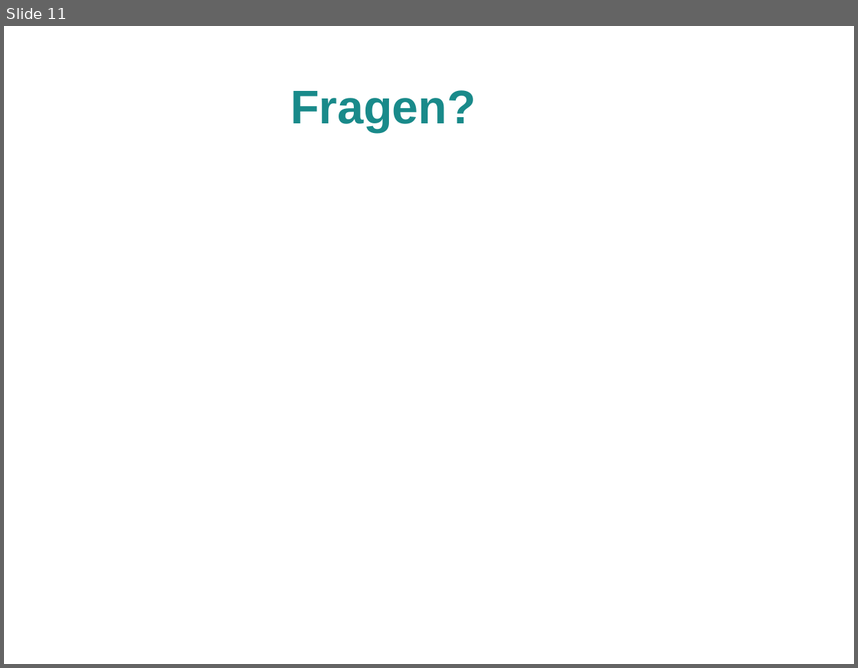
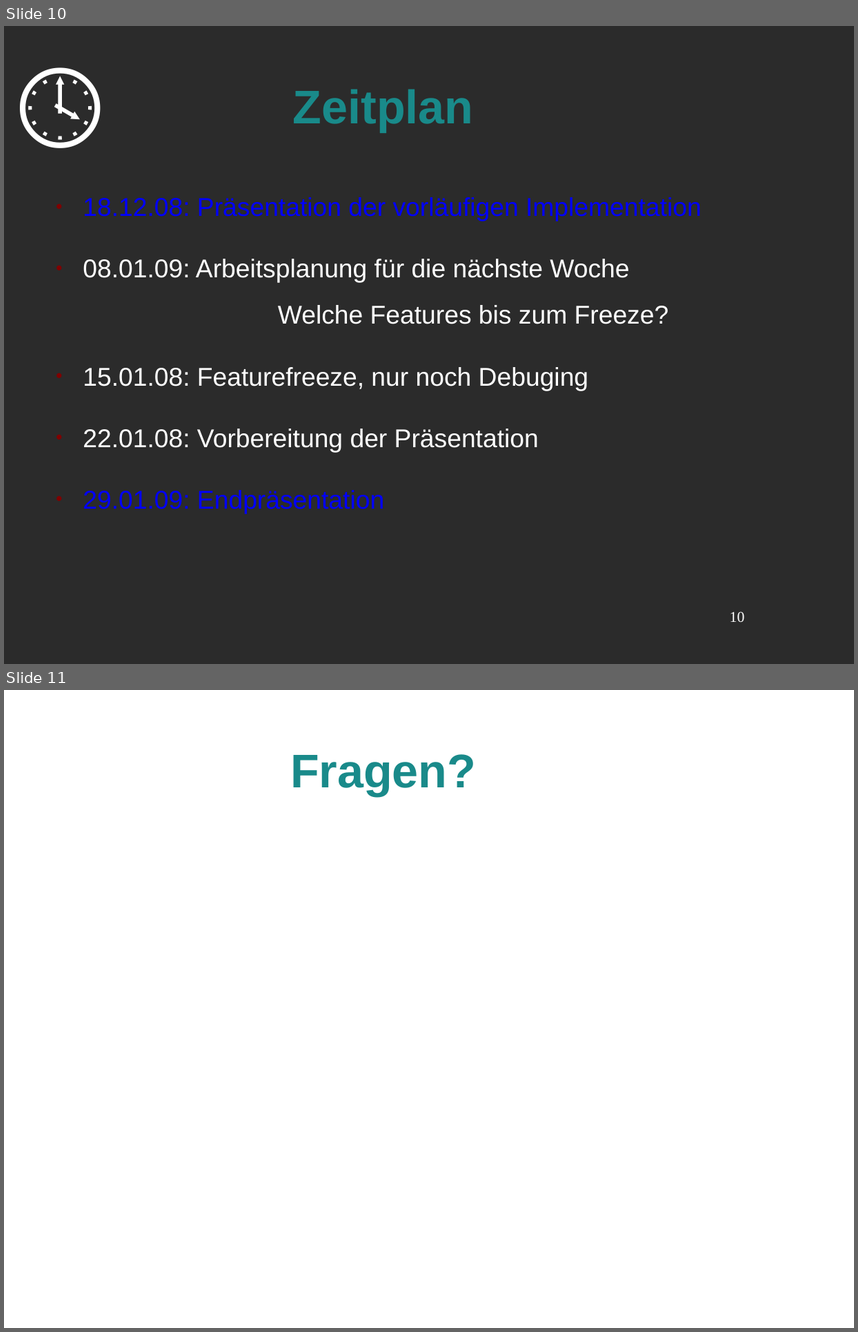
Before and after one commit to Niondir/rika-led, a slide deck: präsentation 2/zwischenergebisse.odp. Shown one above the other, each under a label of ours: slide 11 before the commit, slides 10 and 11 after it. The pictures are 858x668 and 858x1332 pixels, drawn with LibreOffice and Linux fonts; fonts in the diff are those of the drawing; background and template pictures are left out; a plain dark background stands for a picture behind light text. Boxes give left, top, right and bottom in pixels: in the first picture for what was removed or moved away, otherwise in the second. Text is boxed around its words. In the diff, an @@ line names an element or a change of style, - is before the commit and + after.

```diff
--- a/präsentation 2/zwischenergebisse.odp
+++ b/präsentation 2/zwischenergebisse.odp
@@ slide 10 added at (4,26,854,664), background picture (left out) @@
@@ text added at (12,35,118,157), 96 pt, text #FFFFFF @@
+🕓
@@ title added at (293,89,473,132), 44 pt, text #198A8A, bold @@
+Zeitplan
@@ text added at (83,197,702,513), 24 pt, text #FFFFFF @@
+● 18.12.08: Präsentation der vorläufigen Implementation
+● 08.01.09: Arbeitsplanung für die nächste Woche
+  Welche Features bis zum Freeze?
+● 15.01.08: Featurefreeze, nur noch Debuging
+● 22.01.08: Vorbereitung der Präsentation
+● 29.01.09: Endpräsentation
@@ page number added at (730,611,745,621), 14 pt, text #FFFFFF @@
+10
```
Also in this commit, not shown: 8 slides changed, 1 slide removed, 6 other files.
